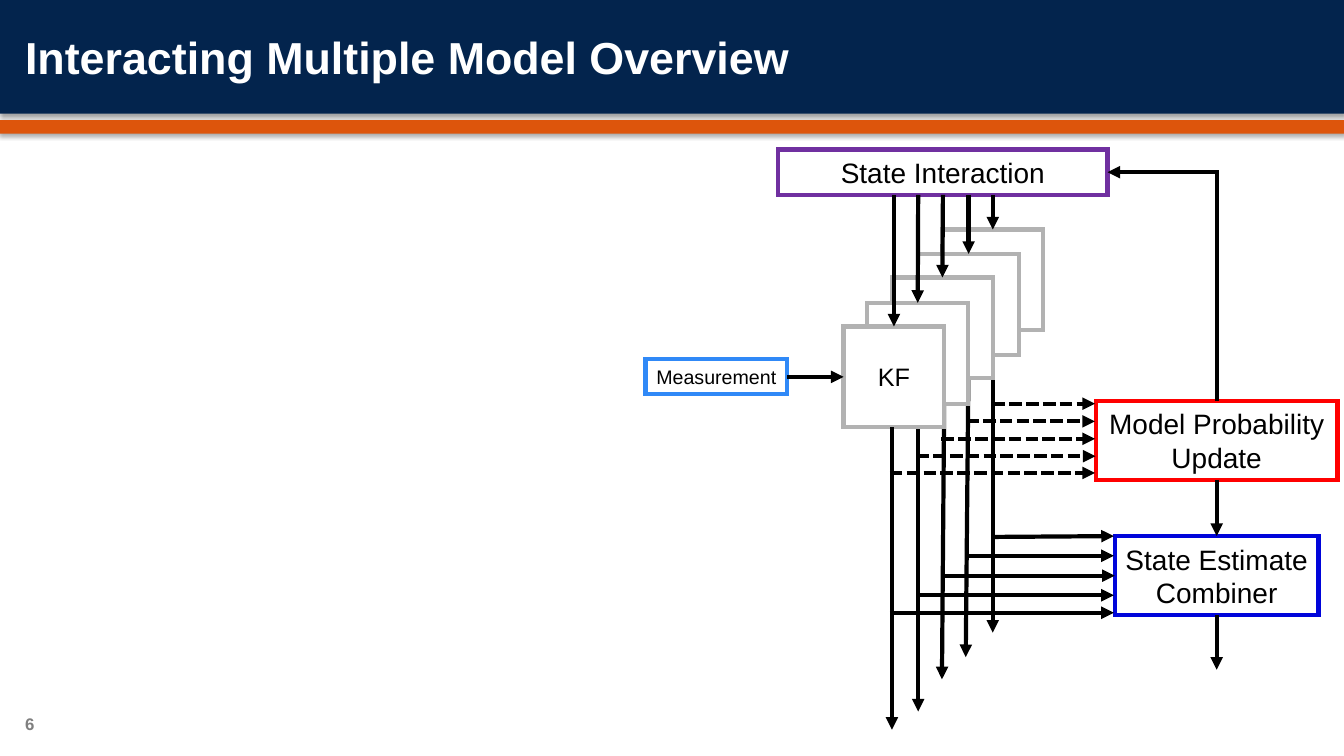
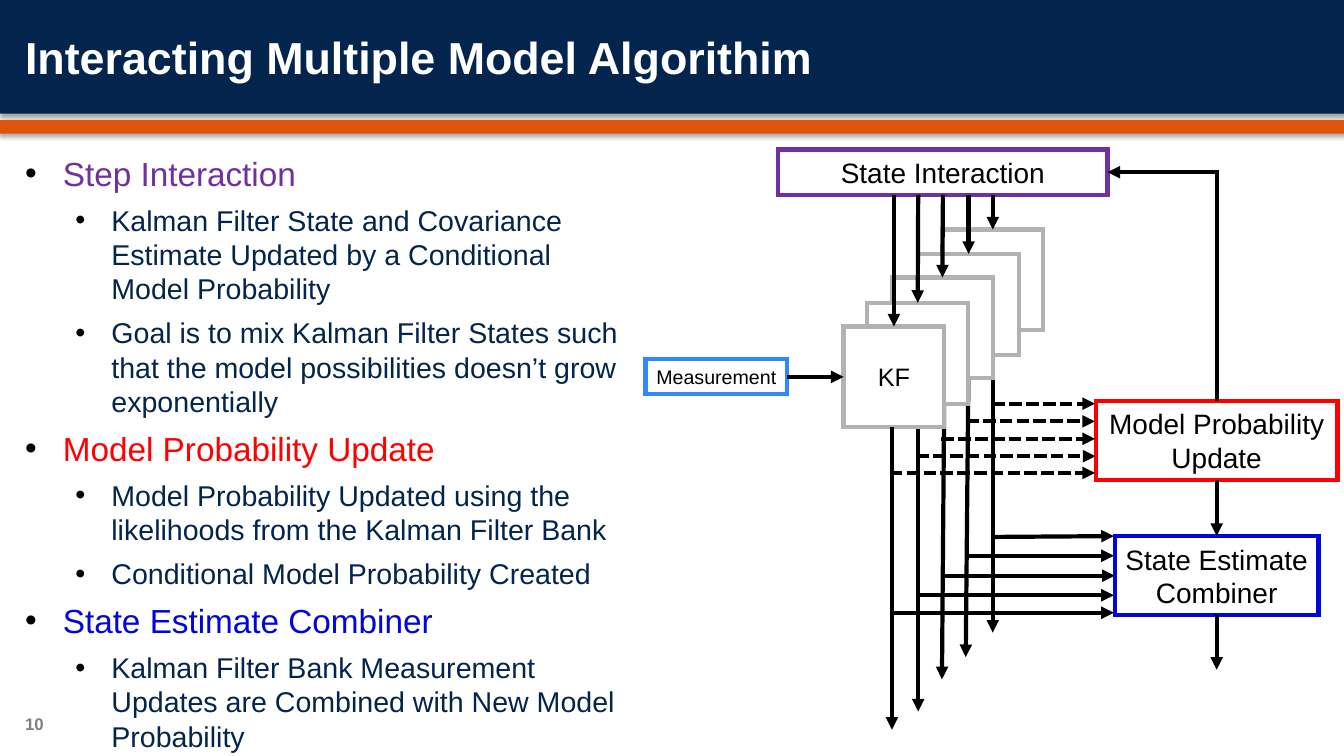
Before and after one commit to orenmillerrr/Optimal-Final-Project, a slide deck: slide 10 of report/OptimalFinalPresentation.pptx (slide 6 before the commit). Drawn at 1344x756 pixels with LibreOffice and Linux fonts; fonts in the diff are those of the drawing; background and template pictures are left out. Boxes give left, top, right and bottom in pixels: in the first picture for what was removed or moved away, otherwise in the second. Text is boxed around its words. In the diff, an @@ line names an element or a change of style, - is before the commit and + after.

```diff
--- a/report/OptimalFinalPresentation.pptx
+++ b/report/OptimalFinalPresentation.pptx
@@ title at box(25, 41, 812, 82): text changed @@
-Interacting Multiple Model Overview
+Interacting Multiple Model Algorithim
@@ text added at box(63, 162, 617, 752), 20.4 pt, text #03244D @@
+• Step Interaction
+  • Kalman Filter State and Covariance Estimate Updated by a Conditional Model Probability
+  • Goal is to mix Kalman Filter States such that the model possibilities doesn’t grow exponentially
+• Model Probability Update
+  • Model Probability Updated using the likelihoods from the Kalman Filter Bank
+  • Conditional Model Probability Created
+• State Estimate Combiner
+  • Kalman Filter Bank Measurement Updates are Combined with New Model Probability
+  • One State and Covariance Estimate
@@ page number at box(25, 718, 44, 730): text changed @@
-6
+10
```
Also in this commit, not shown: 1 other slide changed, 7 slides added.
